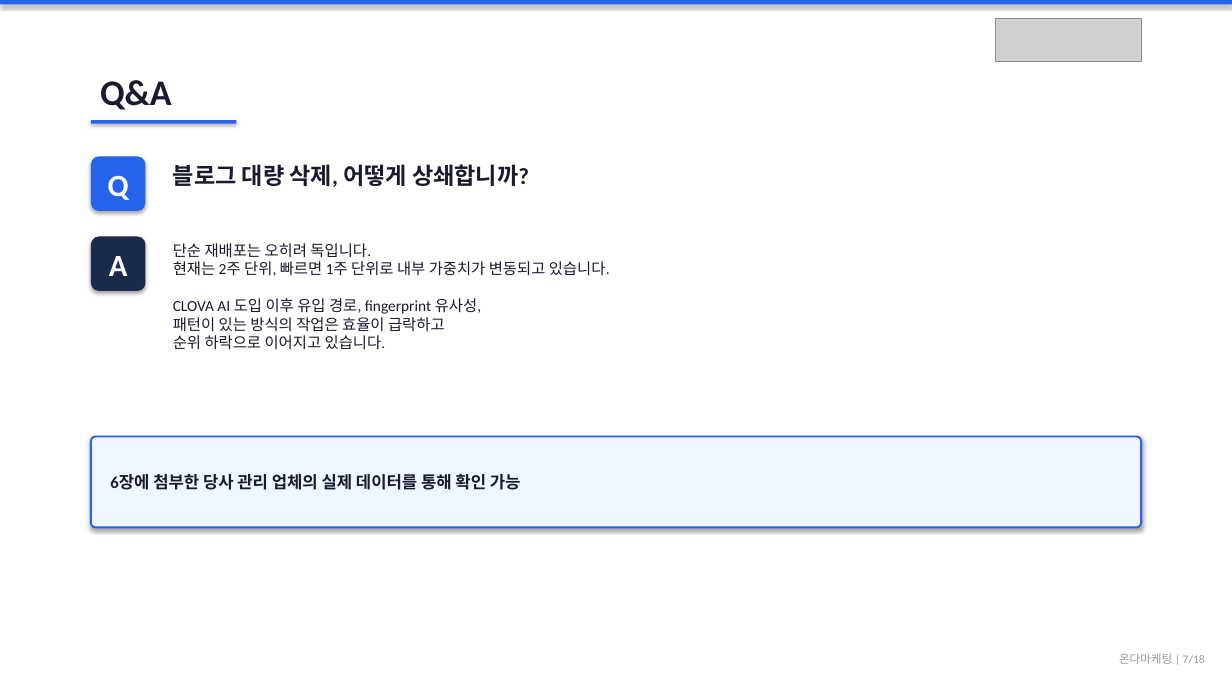
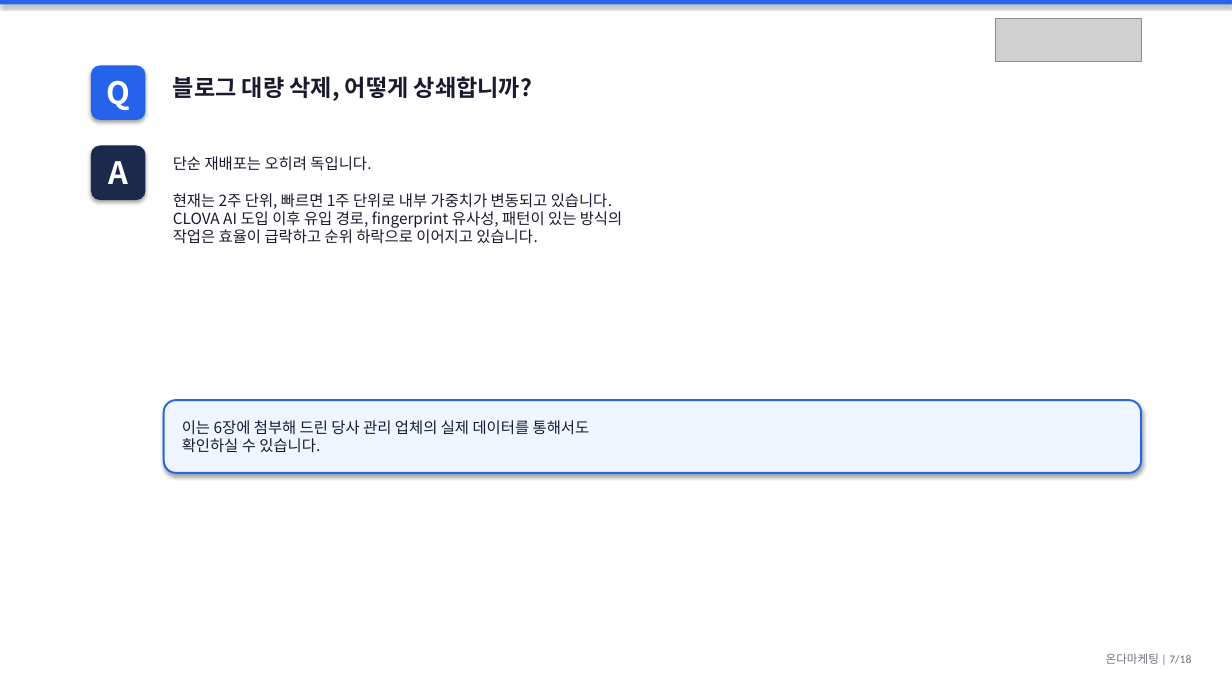
Before and after one commit to didai64595021-ui/onda-hompage, a slide deck: slide 7 of 마드모아젤헤어_제안서.pptx. Drawn at 1232x693 pixels with LibreOffice and Linux fonts; fonts in the diff are those of the drawing; grey boxes stand for pictures. Boxes give left, top, right and bottom in pixels: in the first picture for what was removed or moved away, otherwise in the second. Text is boxed around its words. In the diff, an @@ line names an element or a change of style, - is before the commit and + after.

```diff
--- a/마드모아젤헤어_제안서.pptx
+++ b/마드모아젤헤어_제안서.pptx
@@ rounded rectangle "Q": place and size @@
-rounded rectangle "Q" at box(91, 156, 145, 211)
+rounded rectangle "Q" at box(91, 66, 145, 120)
@@ rounded rectangle "Q" at box(91, 66, 145, 120): font Calibri to Noto Sans CJK KR; proportions changed @@
@@ text removed at box(100, 80, 172, 110) @@
-Q&A
@@ text "블로그 대량 삭제, 어떻게 상쇄합니까?" at box(173, 76, 532, 101): font Calibri to Noto Sans CJK KR; less space between paragraphs @@
@@ text "블로그 대량 삭제, 어떻게 상쇄합니까?": place and size @@
-text "블로그 대량 삭제, 어떻게 상쇄합니까?" at box(173, 164, 529, 187)
+text "블로그 대량 삭제, 어떻게 상쇄합니까?" at box(173, 76, 532, 101)
@@ rounded rectangle "A": place and size @@
-rounded rectangle "A" at box(91, 237, 145, 291)
+rounded rectangle "A" at box(91, 145, 145, 200)
@@ rounded rectangle "A" at box(91, 145, 145, 200): font Calibri to Noto Sans CJK KR; proportions changed @@
@@ rectangle removed at box(91, 120, 236, 124) @@
@@ text "단순 재배포는 오히려 독입니다. 현재는 ...": place and size @@
-text "단순 재배포는 오히려 독입니다. 현재는 ..." at box(173, 243, 610, 350)
+text "단순 재배포는 오히려 독입니다. 현재는 ..." at box(173, 156, 622, 244)
@@ text "단순 재배포는 오히려 독입니다. 현재는 ..." at box(173, 156, 622, 244): font Calibri to Noto Sans CJK KR; less space between paragraphs @@
@@ rounded rectangle "이는 6장에 첨부해 드린 당사 ...": place and size @@
-rounded rectangle "이는 6장에 첨부해 드린 당사 ..." at box(91, 436, 1141, 527)
+rounded rectangle "이는 6장에 첨부해 드린 당사 ..." at box(164, 400, 1141, 473)
@@ rounded rectangle "이는 6장에 첨부해 드린 당사 ..." at box(164, 400, 1141, 473): proportions changed @@
@@ text in rounded rectangle at box(182, 420, 590, 453): text changed; size 13 to 12 pt; font Calibri to Noto Sans CJK KR; bold off @@
-6장에 첨부한 당사 관리 업체의 실제 데이터를 통해 확인 가능
+이는 6장에 첨부해 드린 당사 관리 업체의 실제 데이터를 통해서도
+확인하실 수 있습니다.
@@ text "온다마케팅 | 7/18" at box(1106, 653, 1191, 664): text colour #999999 to #6B7280 @@
```
Also in this commit, not shown: 17 other slides changed, 1 other file.
